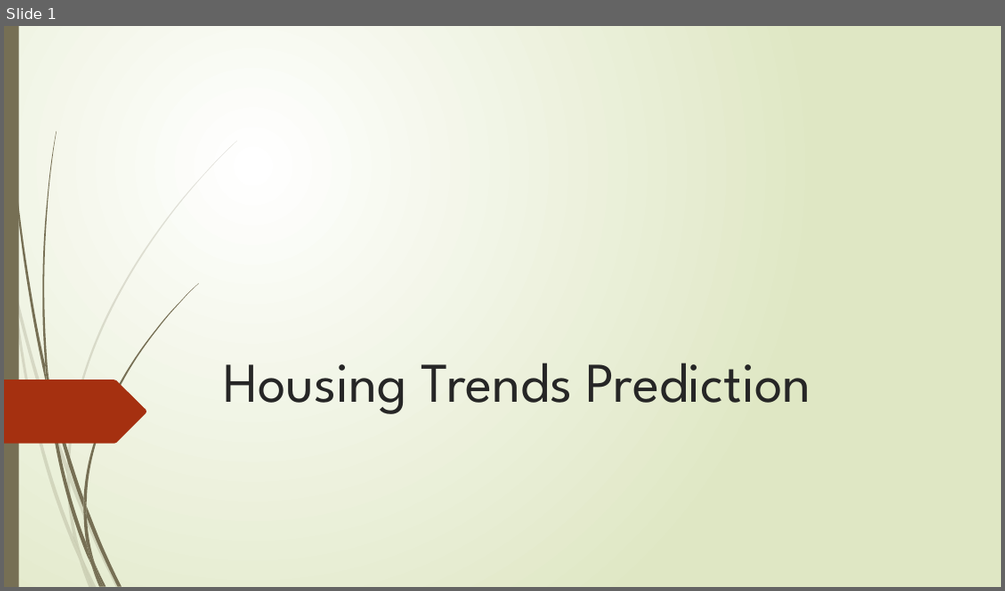
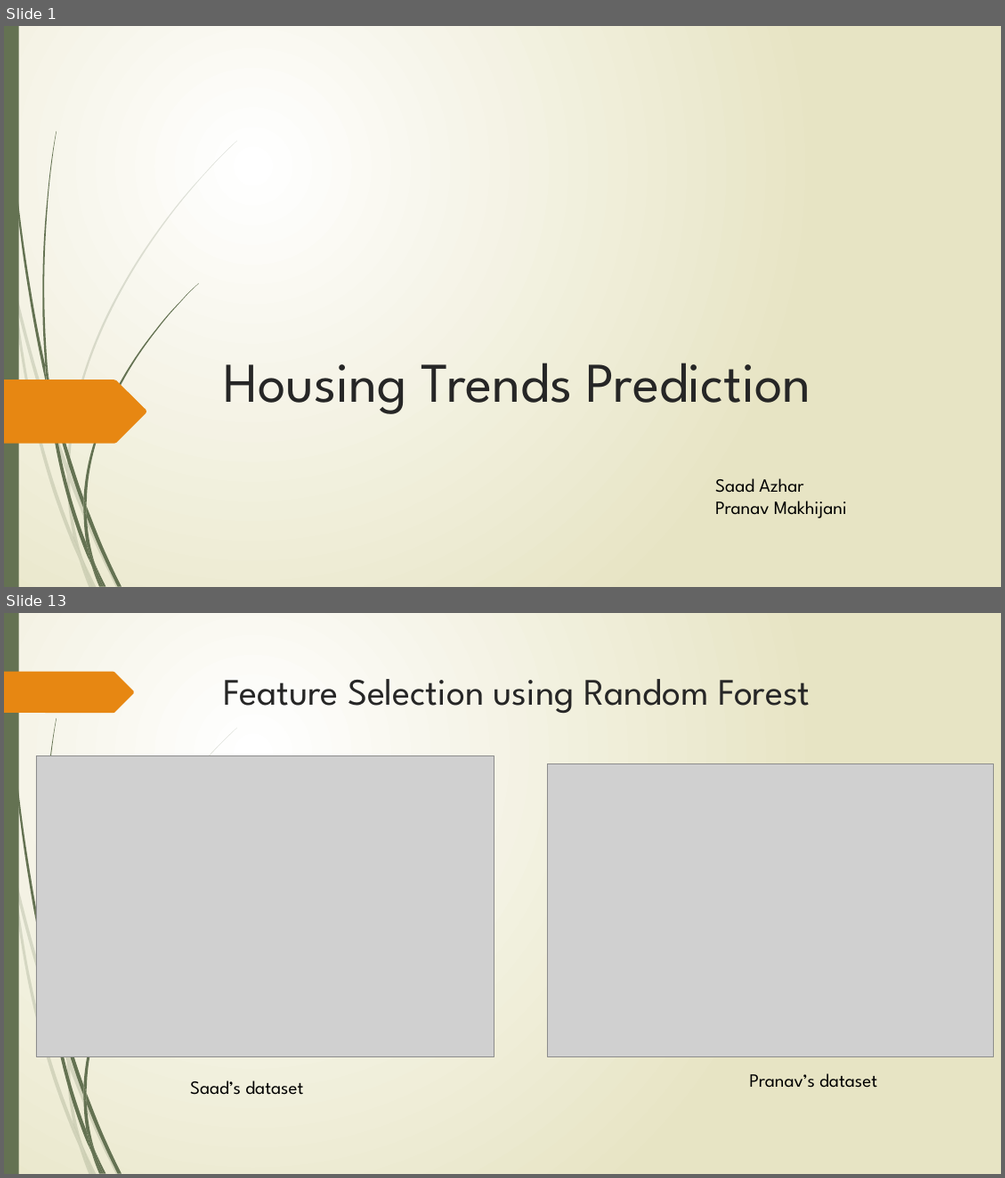
Before and after one commit to saadazhar1/Housing-Trends-Price-Prediction, a slide deck: Housing Trends Prediction.pptx. Shown one above the other, each under a label of ours: slide 1 before the commit, slides 1 and 13 after it; the slides between them are not shown. The pictures are 1005x591 and 1005x1178 pixels, drawn with LibreOffice and Linux fonts; fonts in the diff are those of the drawing; grey boxes stand for pictures. Boxes give left, top, right and bottom in pixels: in the first picture for what was removed or moved away, otherwise in the second. Text is boxed around its words. In the diff, an @@ line names an element or a change of style, - is before the commit and + after.

```diff
--- a/Housing Trends Prediction.pptx
+++ b/Housing Trends Prediction.pptx
@@ slide 13 added at (4, 613, 1001, 1174), background gradient #FFFFFF to #E8E6C4; not listed: 22 template elements that a slide beside it also shows @@
@@ freeform shape added at (4, 672, 134, 713), fill #E78712 @@
@@ title added at (224, 679, 809, 713), 36 pt, text #262626 @@
+Feature Selection using Random Forest
@@ picture added at (36, 755, 494, 1056) @@
@@ picture added at (548, 763, 994, 1056) @@
@@ text added at (190, 1080, 303, 1094), 18 pt, text #000000 @@
+Saad’s dataset
@@ text added at (749, 1073, 877, 1087), 18 pt, text #000000 @@
+Pranav’s dataset
@@ slide 1 changed as well @@
@@ background gradient #FFFFFF to #DFE8C4 to gradient #FFFFFF to #E8E6C4 @@
@@ freeform shape at (7, 26, 47, 386): fill #766F54 to #647252; outline redrawn @@
@@ fill #766F54 to #647252 in 12 elements at (48, 379, 83, 508), (86, 506, 121, 586), (47, 383, 91, 566), (96, 564, 106, 587), (45, 362, 52, 403), (83, 283, 198, 506), (91, 566, 101, 587), (83, 508, 95, 564), (83, 498, 86, 516), (86, 543, 104, 586), (4, 26, 19, 587), (42, 131, 57, 379) @@
@@ freeform shape at (4, 379, 146, 443): fill #A53010 to #E78712 @@
@@ text added at (715, 478, 847, 518), 18 pt, text #000000 @@
+Saad Azhar
+Pranav Makhijani
@@ fill #766F54 at 20% opacity to #647252 at 20% opacity in 10 elements at (4, 237, 12, 288), (15, 284, 67, 474), (70, 472, 120, 587), (82, 557, 97, 587), (12, 288, 80, 560), (67, 474, 82, 557), (67, 141, 237, 472), (80, 560, 93, 587), (67, 464, 70, 483), (73, 537, 93, 587) @@
```
Also in this commit, not shown: 20 other slides added, 21 slides removed, 4 other files.
